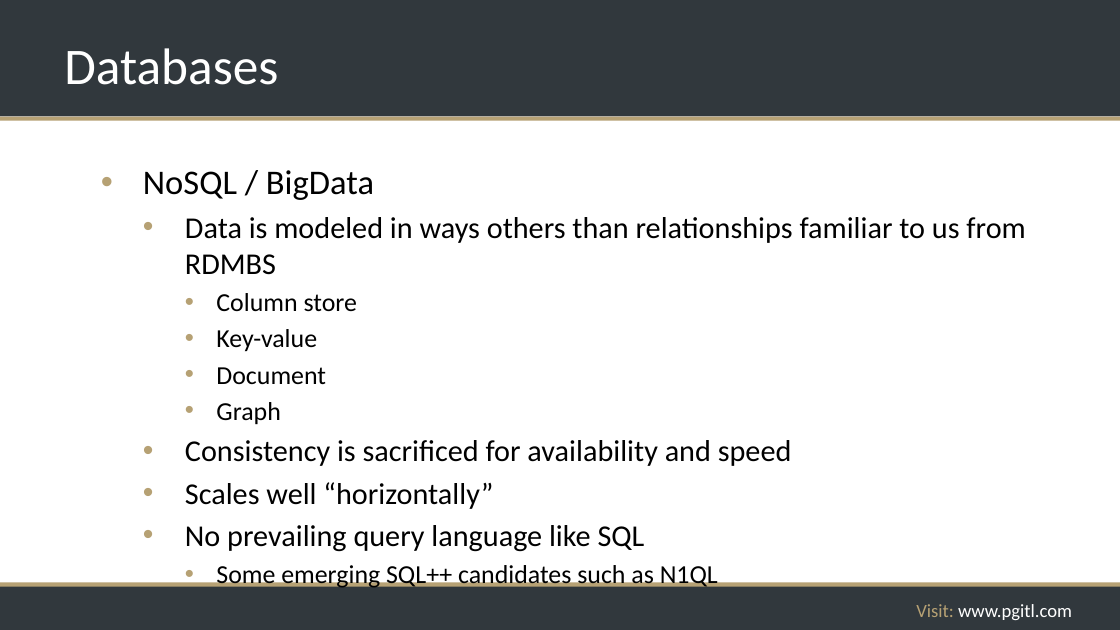
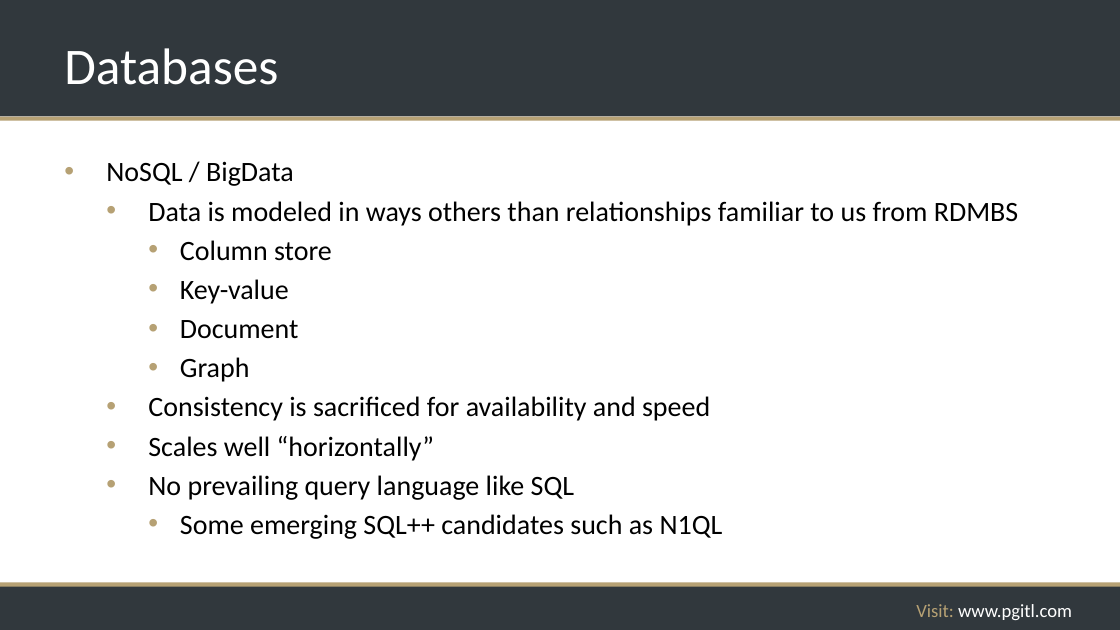
Before and after one commit to rikkouri/project-a, a slide deck: slide 189 of Programming Foundations.pptx. Drawn at 1120x630 pixels with LibreOffice and Linux fonts; fonts in the diff are those of the drawing; background and template pictures are left out. Boxes give left, top, right and bottom in pixels: in the first picture for what was removed or moved away, otherwise in the second. Text is boxed around its words. In the diff, an @@ line names an element or a change of style, - is before the commit and + after.

```diff
--- a/Programming Foundations.pptx
+++ b/Programming Foundations.pptx
@@ text "NoSQL / BigData": place and size @@
-text "NoSQL / BigData" at [143,170,1025,590]
+text "NoSQL / BigData" at [106,161,1018,539]
@@ text "NoSQL / BigData" at [106,161,1018,539]: size 29.6 to 24 pt in "NoSQL / BigData"; size 25.9 to 24 pt in "Data is modeled in ways others than ...", "Consistency is sacrificed for availability and speed", "Scales well “horizontally”", "No prevailing query language like SQL"; size 22.2 to 24 pt in "Column store", "Key-value", "Document", "Graph" and 1 more places; less space between paragraphs @@
```
Also in this commit, not shown: 147 other slides changed, 1 other file.
